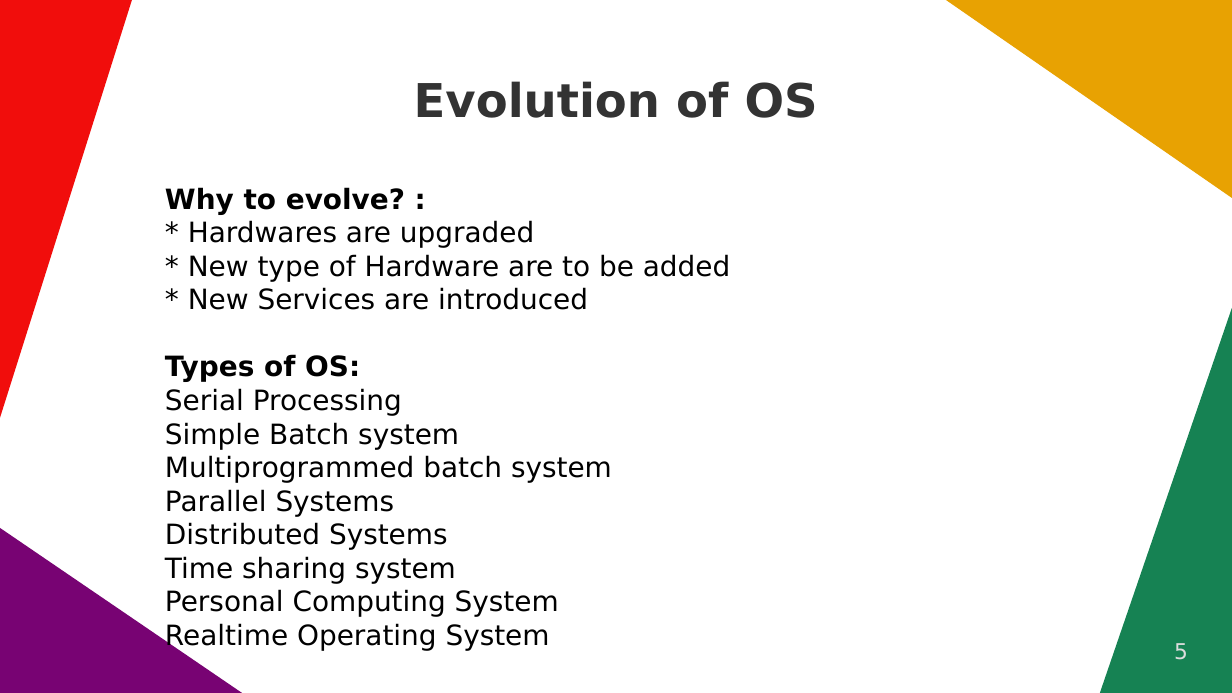
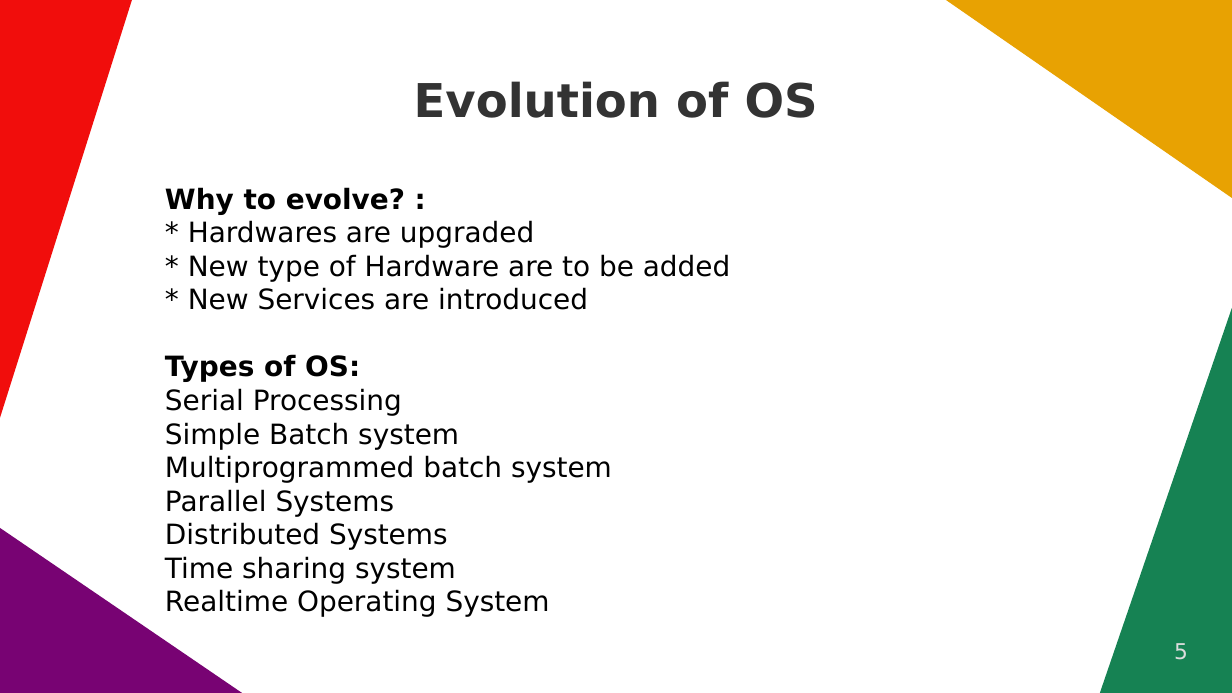
Before and after one commit to hackeramitkumar/Study-Materials, a slide deck: slide 5 of OS_Notes.odp. Drawn at 1232x693 pixels with LibreOffice and Linux fonts; fonts in the diff are those of the drawing. Boxes give left, top, right and bottom in pixels: in the first picture for what was removed or moved away, otherwise in the second. Text is boxed around its words. In the diff, an @@ line names an element or a change of style, - is before the commit and + after.

```diff
--- a/OS_Notes.odp
+++ b/OS_Notes.odp
@@ text at [165,589,559,617]: paragraph removed @@
-Personal Computing System
```
Also in this commit, not shown: 2 other slides changed, 1 slide removed, 3 other files.
